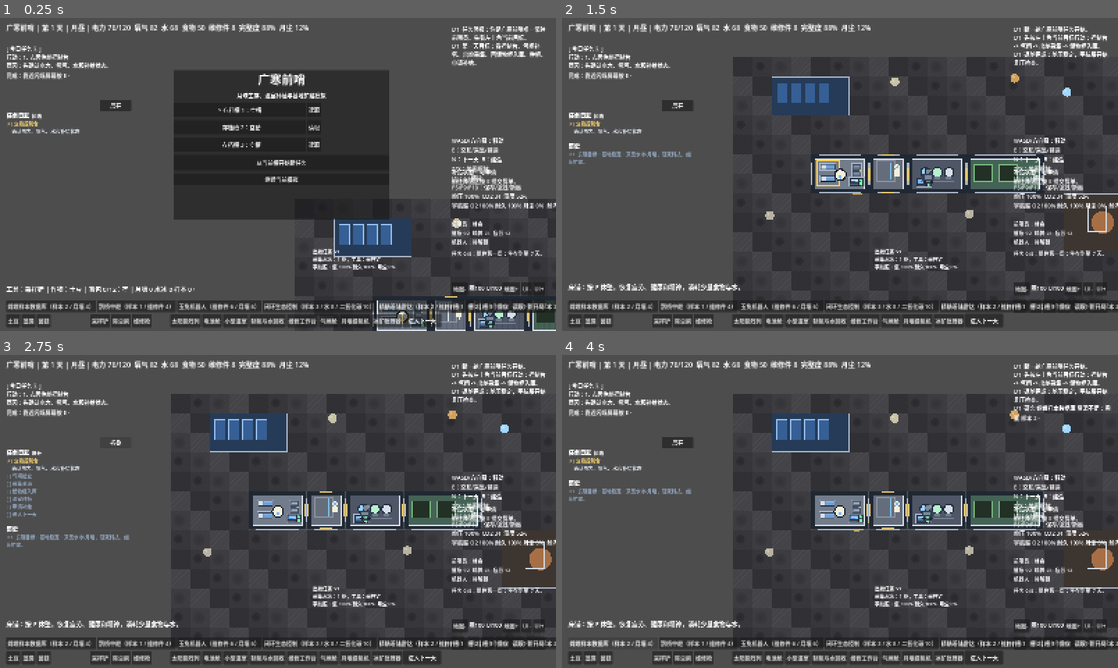
Above: before the commit, frames 1-4 (two rows, left to right).
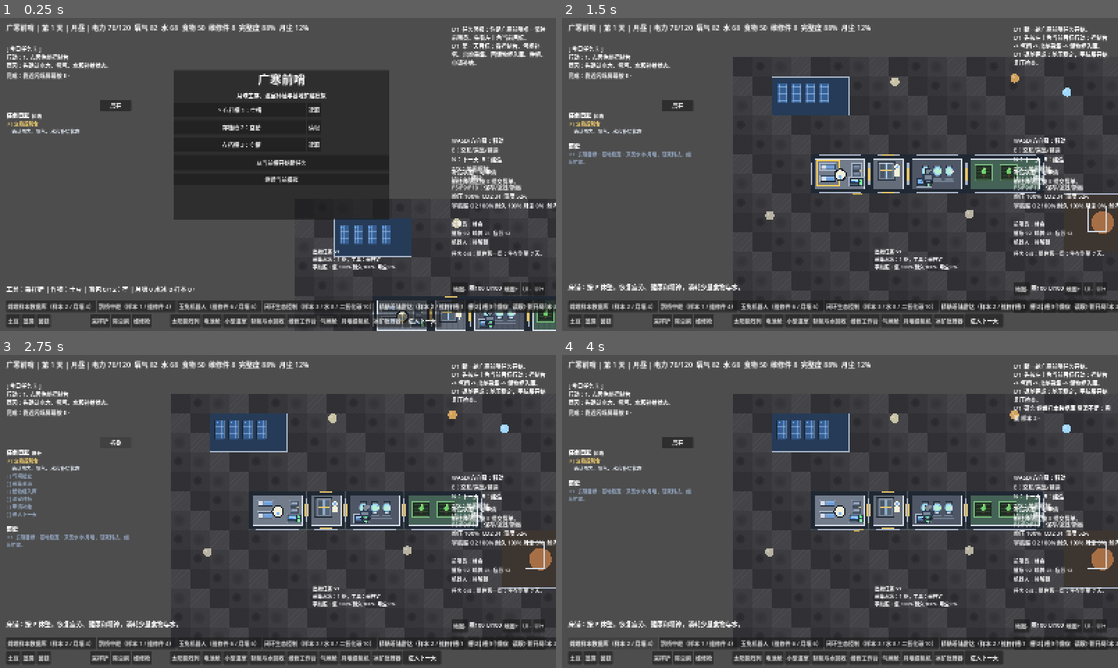
Above: after the commit, the same moments.

Repository: chinnseii/guanghan-outpost
Game: Godot game, scene res://scenes/main.tscn
Two runs of this game, one before a commit and one after it. Both use one fixed random seed, a clock stepped at 60 frames per second and the inputs below.
Inputs:
- Up to frame 1 (0.25 s): no input
- Up to frame 2 (1.5 s): click "从当前槽开始新任务" at 0.5 s; click "知道了，开始执行" at 1.25 s
- Up to frame 3 (2.75 s): click "展开" at 2 s
- Up to frame 4 (4 s): click "折叠" at 2.75 s; click "嫦娥样本数据库（样本 2 / 月壤 4）" at 3.5 s

The runs differ from the first frame. In frame 1, 0.5% of the frame differs, in the area x 61-100%, y 65-98%; in frame 2, 0.6%; in frame 3, 0.7%, in the area x 38-82%, y 20-52%; in frame 4, 0.7%.

Commit message:
Add second pass facility sprites and audio

Diff:
--- a/scripts/audio_feedback.gd
+++ b/scripts/audio_feedback.gd
@@ -2,6 +2,9 @@
 
 var audio_player: AudioStreamPlayer
 var ambient_player: AudioStreamPlayer
+var ambient_playback: AudioStreamGeneratorPlayback
+var ambient_phase := 0.0
+var ambient_enabled := false
 
 func _ready() -> void:
 	audio_player = AudioStreamPlayer.new()
@@ -11,23 +14,38 @@
 	ambient_player.name = "AmbientHumPlayer"
 	ambient_player.volume_db = -26.0
 	add_child(ambient_player)
+	set_process(true)
 
 func play_event(event_name: String) -> void:
 	match event_name:
 		"airlock":
-			play_tone(220.0, 0.16, 0.08)
+			play_pattern([220.0, 330.0, 190.0], 0.055, 0.07)
 		"tool":
-			play_tone(720.0, 0.07, 0.07)
+			play_pattern([720.0, 860.0], 0.035, 0.055)
 		"cargo":
-			play_tone(480.0, 0.11, 0.08)
+			play_pattern([360.0, 420.0, 300.0], 0.045, 0.07)
 		"robot":
-			play_tone(960.0, 0.06, 0.07)
+			play_pattern([960.0, 1280.0], 0.03, 0.055)
 		"step":
 			play_tone(180.0, 0.025, 0.025)
 		"ambient":
-			_play_ambient_hum()
+			_start_ambient_hum()
 		_:
 			play_tone()
+
+func _process(_delta: float) -> void:
+	if ambient_enabled:
+		_fill_ambient_hum()
+
+func _exit_tree() -> void:
+	ambient_enabled = false
+	ambient_playback = null
+	if is_instance_valid(ambient_player):
+		ambient_player.stop()
+		ambient_player.stream = null
+	if is_instance_valid(audio_player):
+		audio_player.stop()
+		audio_player.stream = null
 
 func play_tone(frequency: float = 660.0, duration: float = 0.08, volume: float = 0.08) -> void:
 	if not is_instance_valid(audio_player):
@@ -49,21 +67,48 @@
 		playback.push_frame(Vector2(sample, sample))
 		phase += increment
 
-func _play_ambient_hum() -> void:
+func play_pattern(frequencies: Array[float], note_duration: float, volume: float) -> void:
+	if not is_instance_valid(audio_player):
+		return
+	var stream: AudioStreamGenerator = AudioStreamGenerator.new()
+	stream.mix_rate = 22050.0
+	stream.buffer_length = max(0.08, note_duration * float(frequencies.size()) + 0.04)
+	audio_player.stream = stream
+	audio_player.play()
+	var playback: AudioStreamGeneratorPlayback = audio_player.get_stream_playback()
+	if playback == null:
+		return
+	var frames_per_note: int = int(stream.mix_rate * note_duration)
+	for frequency: float in frequencies:
+		var phase: float = 0.0
+		var increment: float = TAU * frequency / stream.mix_rate
+		for i in range(frames_per_note):
+			var fade: float = 1.0 - float(i) / float(max(1, frames_per_note))
+			var sample: float = sin(phase) * volume * fade
+			playback.push_frame(Vector2(sample, sample))
+			phase += increment
+
+func _start_ambient_hum() -> void:
 	if not is_instance_valid(ambient_player):
+		return
+	if ambient_enabled:
 		return
 	var stream: AudioStreamGenerator = AudioStreamGenerator.new()
 	stream.mix_rate = 11025.0
-	stream.buffer_length = 0.7
+	stream.buffer_length = 0.8
 	ambient_player.stream = stream
 	ambient_player.play()
-	var playback: AudioStreamGeneratorPlayback = ambient_player.get_stream_playback()
-	if playback == null:
+	ambient_playback = ambient_player.get_stream_playback()
+	ambient_enabled = ambient_playback != null
+	_fill_ambient_hum()
+
+func _fill_ambient_hum() -> void:
+	if ambient_playback == null:
 		return
-	var frames: int = int(stream.mix_rate * 0.6)
-	var phase: float = 0.0
-	var increment: float = TAU * 72.0 / stream.mix_rate
+	var frames: int = ambient_playback.get_frames_available()
+	var increment: float = TAU * 72.0 / 11025.0
 	for i in range(frames):
-		var sample: float = sin(phase) * 0.015
-		playback.push_frame(Vector2(sample, sample))
-		phase += increment
+		var overtone: float = sin(ambient_phase * 0.5) * 0.004
+		var sample: float = sin(ambient_phase) * 0.012 + overtone
+		ambient_playback.push_frame(Vector2(sample, sample))
+		ambient_phase += increment
--- a/scripts/main.gd
+++ b/scripts/main.gd
@@ -32,6 +32,7 @@
 var walk_phase := 0.0
 var was_inside := false
 var eva_warning_cooldown := 0.0
+var step_audio_cooldown := 0.0
 var interact_target: Dictionary = {}
 
 var selected_crop := "potato"
@@ -329,6 +330,7 @@
 	player_facing = Vector2.DOWN
 	was_inside = false
 	eva_warning_cooldown = 0.0
+	step_audio_cooldown = 0.0
 	walk_phase = 0.0
 	interact_target = {}
 	selected_crop = "potato"
@@ -433,6 +435,7 @@
 		return
 	eva_warning_cooldown = max(0.0, eva_warning_cooldown - delta)
 	low_o2_warning_cooldown = max(0.0, low_o2_warning_cooldown - delta)
+	step_audio_cooldown = max(0.0, step_audio_cooldown - delta)
 	var input := Input.get_vector("move_left", "move_right", "move_up", "move_down")
 	var target_pos := player_pos + input * PLAYER_SPEED * delta
 	if _can_player_move_to(target_pos):
@@ -440,6 +443,9 @@
 	if input.length() > 0.01:
 		player_facing = input.normalized()
 		walk_phase += delta * 10.0
+		if step_audio_cooldown <= 0.0:
+			_play_audio_event("step")
+			step_audio_cooldown = 0.32
 	player_pos.x = clamp(player_pos.x, MAP_ORIGIN.x + 5.0, MAP_ORIGIN.x + MAP_W * TILE - 5.0)
 	player_pos.y = clamp(player_pos.y, MAP_ORIGIN.y + 5.0, MAP_ORIGIN.y + MAP_H * TILE - 5.0)
 	_process_suit_oxygen(delta)
@@ -769,6 +775,7 @@
 	robot_task_manager = RobotTaskManagerScript.new()
 	robot_task_manager.name = "RobotTaskManager"
 	add_child(robot_task_manager)
+	_play_audio_event("ambient")
 
 func _play_ui_tone(frequency: float = 660.0, duration: float = 0.08, volume: float = 0.08) -> void:
 	if is_instance_valid(audio_feedback) and audio_feedback.has_method("play_tone"):
--- a/scripts/module_visual.gd
+++ b/scripts/module_visual.gd
@@ -5,6 +5,10 @@
 const STORAGE_TEXTURE_PATH := "res://assets/sprites/facilities/storage.png"
 const CONSOLE_TEXTURE_PATH := "res://assets/sprites/facilities/console.png"
 const ROBOT_CHARGER_TEXTURE_PATH := "res://assets/sprites/facilities/robot_charger.png"
+const AIRLOCK_DOOR_TEXTURE_PATH := "res://assets/sprites/facilities/airlock_door.png"
+const LIFE_SUPPORT_TANK_TEXTURE_PATH := "res://assets/sprites/facilities/life_support_tank.png"
+const GREENHOUSE_BED_TEXTURE_PATH := "res://assets/sprites/facilities/greenhouse_bed.png"
+const SOLAR_PANEL_TEXTURE_PATH := "res://assets/sprites/facilities/solar_panel.png"
 
 var module_data: Dictionary = {}
 var module_def: Dictionary = {}
@@ -14,6 +18,10 @@
 var storage_texture: Texture2D
 var console_texture: Texture2D
 var robot_charger_texture: Texture2D
+var airlock_door_texture: Texture2D
+var life_support_tank_texture: Texture2D
+var greenhouse_bed_texture: Texture2D
+var solar_panel_texture: Texture2D
 
 func _ready() -> void:
 	_load_facility_textures()
@@ -24,12 +32,17 @@
 	storage_texture = _load_png_texture(STORAGE_TEXTURE_PATH)
 	console_texture = _load_png_texture(CONSOLE_TEXTURE_PATH)
 	robot_charger_texture = _load_png_texture(ROBOT_CHARGER_TEXTURE_PATH)
+	airlock_door_texture = _load_png_texture(AIRLOCK_DOOR_TEXTURE_PATH)
+	life_support_tank_texture = _load_png_texture(LIFE_SUPPORT_TANK_TEXTURE_PATH)
+	greenhouse_bed_texture = _load_png_texture(GREENHOUSE_BED_TEXTURE_PATH)
+	solar_panel_texture = _load_png_texture(SOLAR_PANEL_TEXTURE_PATH)
 
 func _load_png_texture(path: String) -> Texture2D:
-	var imported: Resource = ResourceLoader.load(path)
-	if imported is Texture2D:
-		return imported as Texture2D
-	var image: Image = Image.load_from_file(path)
+	if FileAccess.file_exists("%s.import" % path):
+		var imported: Resource = ResourceLoader.load(path)
+		if imported is Texture2D:
+			return imported as Texture2D
+	var image: Image = Image.load_from_file(ProjectSettings.globalize_path(path))
 	if image == null or image.is_empty():
 		return null
 	return ImageTexture.create_from_image(image)
@@ -122,8 +135,11 @@
 func _draw_greenhouse(rect: Rect2) -> void:
 	for i in range(2):
 		var bed := Rect2(rect.position + Vector2(22 + i * 72, 28), Vector2(52, 48))
-		draw_rect(bed, Color("#223026"))
-		draw_rect(bed, Color("#74b77a"), false, 2)
+		if greenhouse_bed_texture != null:
+			draw_texture_rect(greenhouse_bed_texture, bed, false)
+		else:
+			draw_rect(bed, Color("#223026"))
+			draw_rect(bed, Color("#74b77a"), false, 2)
 		if String(module_data.get("crop", "")) != "":
 			var growth: float = clamp(float(module_data.get("age", 0)) / 4.0, 0.2, 1.0)
 			draw_circle(bed.get_center(), 7 + 13 * growth, Color("#71d46f"))
@@ -165,9 +181,12 @@
 
 func _draw_airlock_interior(rect: Rect2) -> void:
 	var chamber := Rect2(rect.position + Vector2(22, 18), Vector2(52, 58))
-	draw_rect(chamber, Color("#8892a3"), false, 4)
-	draw_line(rect.position + Vector2(48, 20), rect.position + Vector2(48, 74), Color("#d8e0eb"), 2)
-	draw_line(rect.position + Vector2(62, 22), rect.position + Vector2(62, 72), Color("#7fd5ff", 0.8), 2)
+	if airlock_door_texture != null:
+		draw_texture_rect(airlock_door_texture, chamber, false)
+	else:
+		draw_rect(chamber, Color("#8892a3"), false, 4)
+		draw_line(rect.position + Vector2(48, 20), rect.position + Vector2(48, 74), Color("#d8e0eb"), 2)
+		draw_line(rect.position + Vector2(62, 22), rect.position + Vector2(62, 72), Color("#7fd5ff", 0.8), 2)
 	_draw_suit_rack(rect.position + Vector2(rect.size.x - 40, 24))
 
 func _draw_battery_bank(rect: Rect2) -> void:
@@ -213,6 +232,11 @@
 	_draw_status_light(pos + Vector2(35, 20), not animated)
 
 func _draw_tank(center: Vector2, color: Color) -> void:
+	var rect := Rect2(center - Vector2(16, 22), Vector2(32, 44))
+	if life_support_tank_texture != null:
+		draw_texture_rect(life_support_tank_texture, rect, false)
+		draw_circle(center + Vector2(8, -2), 5, color)
+		return
 	draw_circle(center, 16, Color("#263242"))
 	draw_circle(center, 12, color)
 	draw_rect(Rect2(center + Vector2(-8, 13), Vector2(16, 8)), Color("#6f7d8f"))
@@ -241,5 +265,8 @@
 func _draw_solar(rect: Rect2) -> void:
 	for i in range(4):
 		var panel := Rect2(rect.position + Vector2(14 + i * 40, 18), Vector2(30, 58))
-		draw_rect(panel, Color("#365f95"))
-		draw_rect(panel, Color("#94bdeb"), false, 1)
+		if solar_panel_texture != null:
+			draw_texture_rect(solar_panel_texture, panel, false)
+		else:
+			draw_rect(panel, Color("#365f95"))
+			draw_rect(panel, Color("#94bdeb"), false, 1)
Binary file added: assets/sprites/facilities/airlock_door.png
Binary file added: assets/sprites/facilities/greenhouse_bed.png
Binary file added: assets/sprites/facilities/life_support_tank.png
Binary file added: assets/sprites/facilities/solar_panel.png
Not shown, changed: ITERATION_PLAN.md
Not shown, changed: README.md
